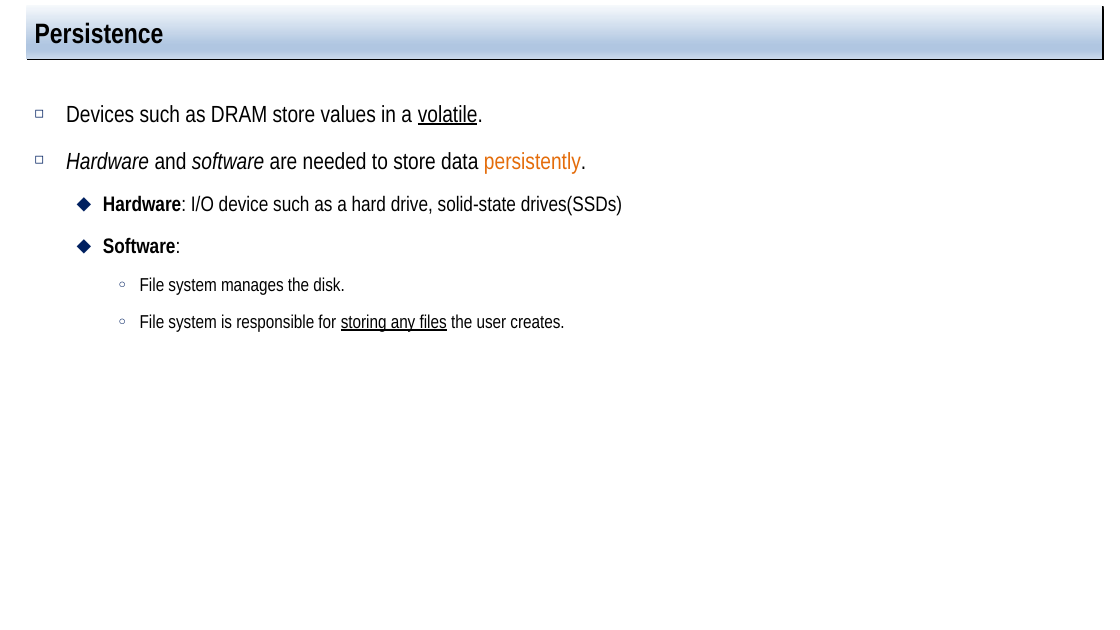
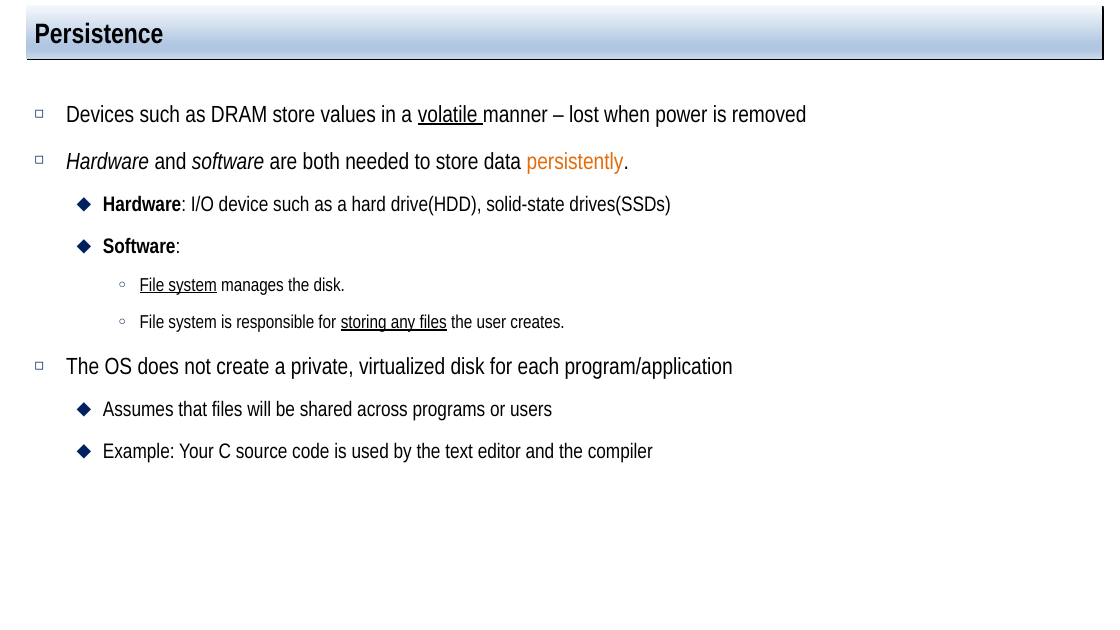
Before and after one commit to jachermocilla/extra-course-materials, a slide deck: slide 27 of cmsc125/ostep/slides/00.Introduction/Introduction_to_operating_system.pptx (slide 25 before the commit). Drawn at 1120x630 pixels with LibreOffice and Linux fonts; fonts in the diff are those of the drawing. Boxes give left, top, right and bottom in pixels: in the first picture for what was removed or moved away, otherwise in the second. Text is boxed around its words. In the diff, an @@ line names an element or a change of style, - is before the commit and + after.

Commit message:
edits

```diff
--- a/cmsc125/ostep/slides/00.Introduction/Introduction_to_operating_system.pptx
+++ b/cmsc125/ostep/slides/00.Introduction/Introduction_to_operating_system.pptx
@@ text at box(66, 105, 807, 216): text changed @@
-◻ Devices such as DRAM store values in a volatile.
-◻ Hardware and software are needed to store data persistently.
-  ⬥ Hardware: I/O device such as a hard drive, solid-state drives(SSDs)
+◻ Devices such as DRAM store values in a volatile manner – lost when power is removed
+◻ Hardware and software are both needed to store data persistently.
+  ⬥ Hardware: I/O device such as a hard drive(HDD), solid-state drives(SSDs)
@@ text at box(140, 277, 345, 295): underline on in "File system" @@
@@ text at box(66, 357, 733, 463): paragraphs added @@
+◻ The OS does not create a private, virtualized disk for each program/application
+  ⬥ Assumes that files will be shared across programs or users
+  ⬥ Example: Your C source code is used by the text editor and the compiler
```
Also in this commit, not shown: 16 other slides changed, 7 slides added.
